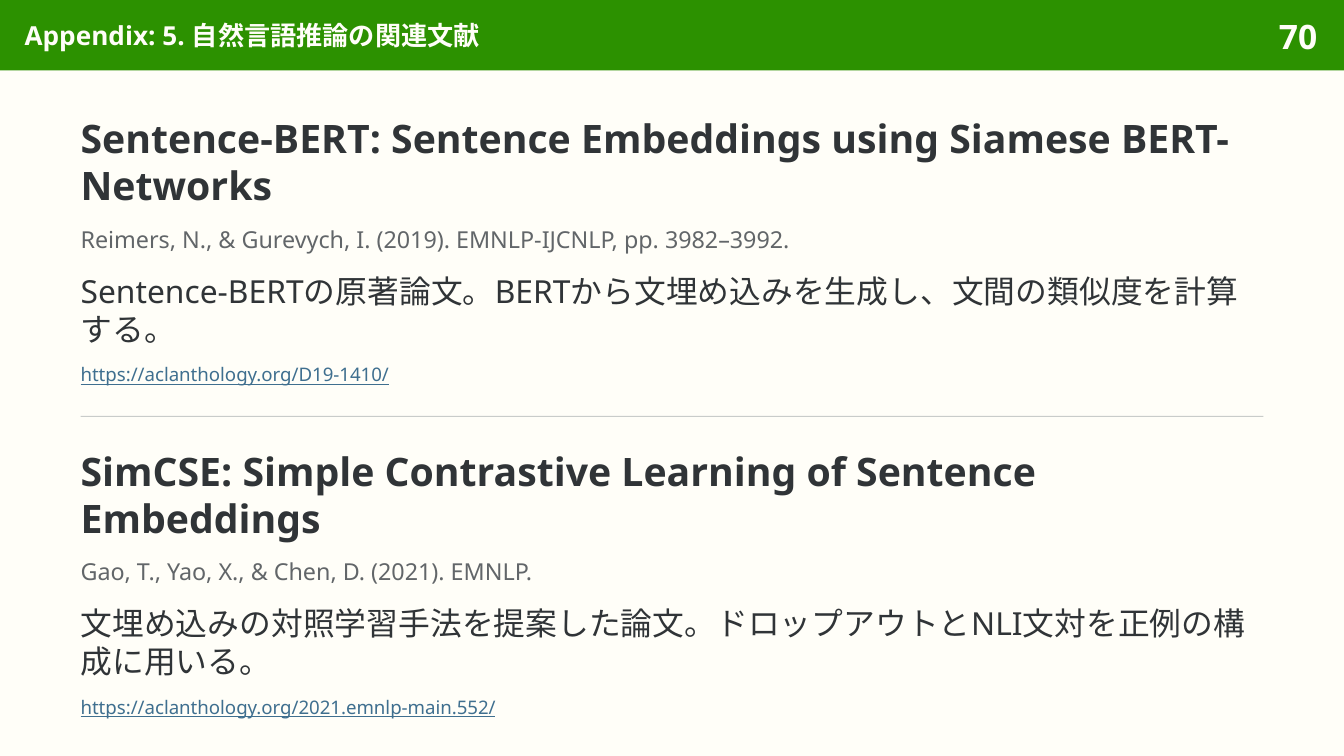
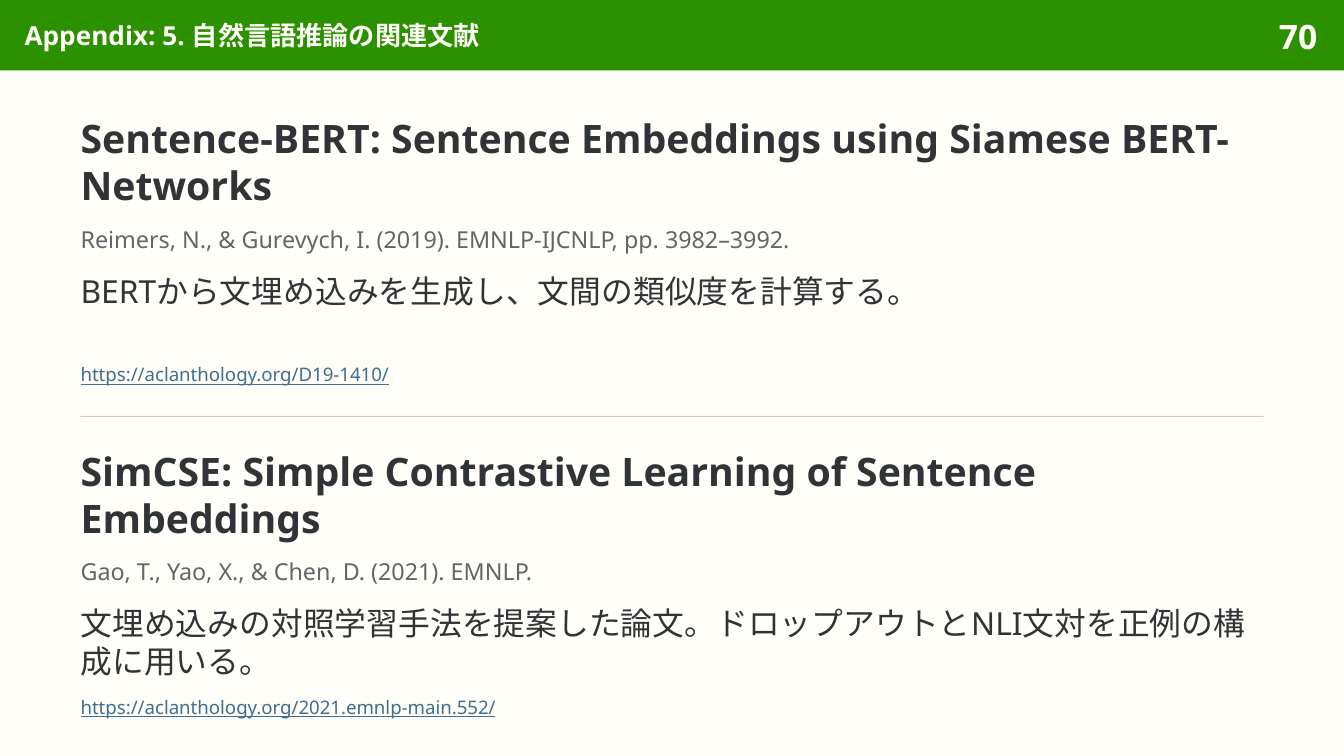
Before and after one commit to sasakiy84/datasets-in-10-minutes, a slide deck: slide 70 of slides/datasets-in-10-minutes-snli.pptx. Drawn at 1344x756 pixels with LibreOffice and Linux fonts; fonts in the diff are those of the drawing. Boxes give left, top, right and bottom in pixels: in the first picture for what was removed or moved away, otherwise in the second. Text is boxed around its words. In the diff, an @@ line names an element or a change of style, - is before the commit and + after.

Commit message:
slides(snli): refine Japanese wording and pair translations

```diff
--- a/slides/datasets-in-10-minutes-snli.pptx
+++ b/slides/datasets-in-10-minutes-snli.pptx
@@ text at bbox=[81, 276, 920, 306]: text changed @@
-Sentence-BERTの原著論文。BERTから文埋め込みを生成し、文間の類似度を計算する。
+BERTから文埋め込みを生成し、文間の類似度を計算する。
```
Also in this commit, not shown: 3 other slides changed, 3 other files.
